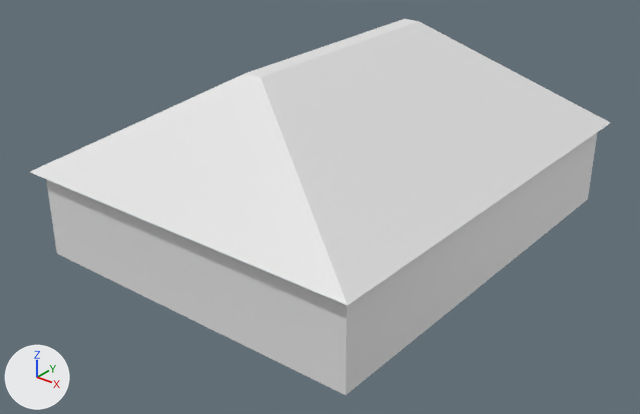
Renders of the FBX model Blender/Home1.fbx from each side of a commit.
Both versions are drawn from a 50 mm lens placed at (3.65, -4.91, 4.75), pointed at (-1.96, 2.1, 0.39). The lights are fixed; the arrows at lower left show +X, +Y and +Z. Where no turn or scale is listed for an object, it has been applied to the vertices.

Objects in the first picture: 'HalfWall1', 'OuterWall1', 'OuterWall7', 'OuterWall8', 'OuterWall9', 'Roof'.
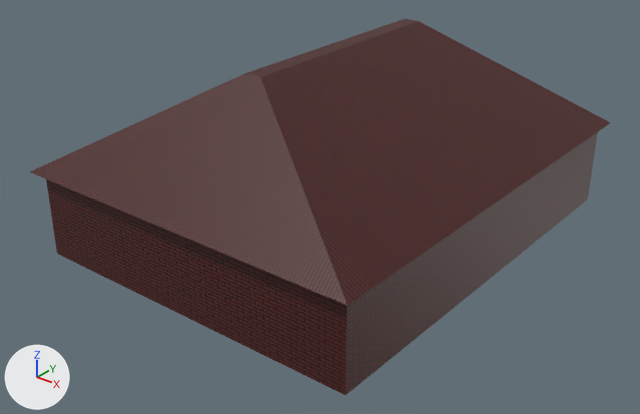
Where the newer file only moved an object's origin or applied its transform, the numbers keep the older frame.

What the commit changed:
Picture 'brick.png' (img_brick_png) is new.
Picture 'wood.png' (img_wood_png) is new.
In material 'Material' (mat_material), base_color is no longer (0.8, 0.8, 0.8), white #e7e7e7.
In material 'Material' (mat_material), texture is now set to img_wood_png.
In material 'Material' (mat_material), roughness goes from 0.5 to 1.0.
Material 'Brick' (mat_brick) is new.
Its texture is img_brick_png.
Material 'Brick.001' (mat_brick_001) is new.
Its texture is img_brick_png.
me_plane_002 has 8 vertices, 5 faces and spans x -2.1..2.1, y -2.62..2.62, z -0.29..0.87.
me_plane_002 is used by ob_roof; location (-2.0, 2.5, 1.291).
me_plane_002 no longer uses material mat_material_013 (white #e7e7e7).
me_plane_002 part 1: texture (UV) coordinates of 5 of 5 faces, centred in x -1.1..1.1, y -2.0..2.0, z 0.29..0.87, changed; they spanned u 0.0..1.0, v 0.0..1.0 and now span u -58.17..59.3, v -45.92..46.94.
me_plane_002 now uses material mat_brick_001 (picture img_brick_png).
me_cube_016 has 74 vertices, 52 faces and spans x -0.03..0.03, y -2.0..2.0, z -0.5..0.5.
me_cube_016 no longer uses material mat_material_001 (white #e7e7e7).
me_cube_016 now uses material mat_brick (picture img_brick_png).
me_cube has 8 vertices, 6 faces and spans x -0.03..0.03, y -2.5..2.5, z -0.5..0.5.
me_cube no longer uses material mat_material (white #e7e7e7).
me_cube now uses material mat_brick (picture img_brick_png).
me_cube_004 has 8 vertices, 6 faces and spans x -0.95..0.95, y -0.03..0.03, z -0.5..0.5.
me_cube_004 no longer uses material mat_material_003 (white #e7e7e7).
me_cube_004 now uses material mat_brick (picture img_brick_png).
me_cube_003 has 8 vertices, 6 faces and spans x -0.97..0.97, y -0.03..0.03, z -0.5..0.5.
me_cube_003 no longer uses material mat_material_002 (white #e7e7e7).
me_cube_003 now uses material mat_brick (picture img_brick_png).
me_cube_001 has 8 vertices, 6 faces and spans x -0.03..0.03, y -2.0..2.0, z -0.5..0.5.
me_cube_001 no longer uses material mat_material (white #e7e7e7).
me_cube_001 now uses material mat_brick (picture img_brick_png).

Pixel boxes (x1, y1, x2, y2) of what changed, in the pictures (640 x 414 px):
'Roof', recoloured, surface changed (white to brown): (30, 19, 610, 305) in both
'OuterWall7', surface changed, recoloured: (341, 132, 598, 395) in both
'OuterWall8', recoloured (grey to brown): (176, 234, 342, 393) in both
'OuterWall9', recoloured (grey to brown): (49, 181, 179, 313) in both
'HalfWall1', recoloured (grey to brown): (173, 233, 183, 315) in both
'OuterWall1', surface changed, recoloured (grey to brown): (46, 179, 60, 255) in both
